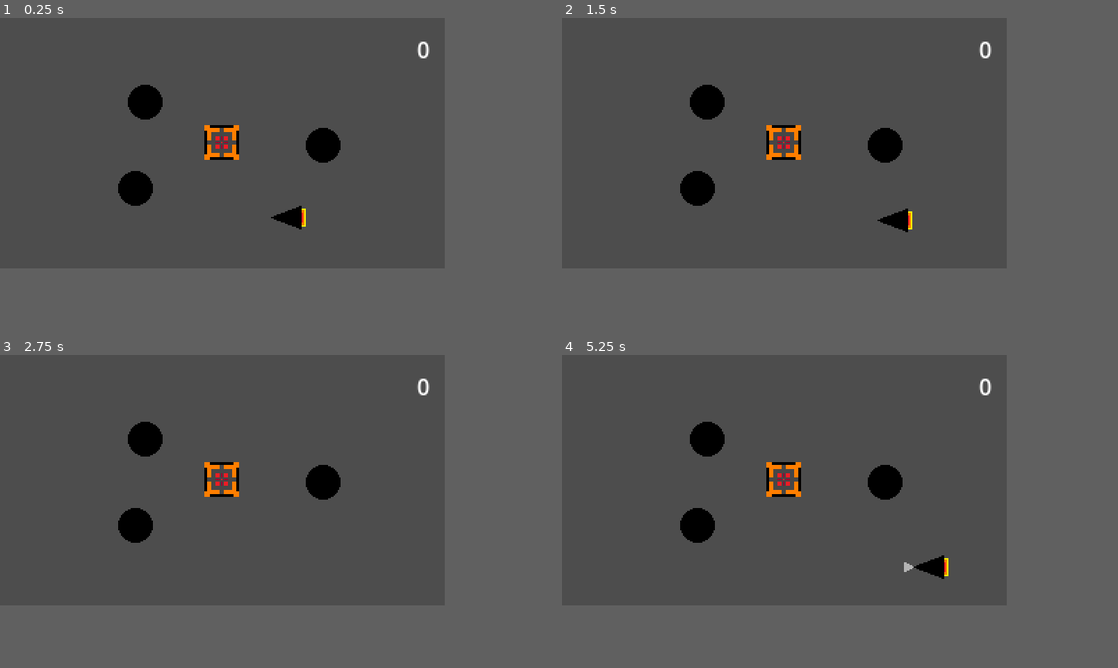
Above: before the commit, frames 1-4 (two rows, left to right).
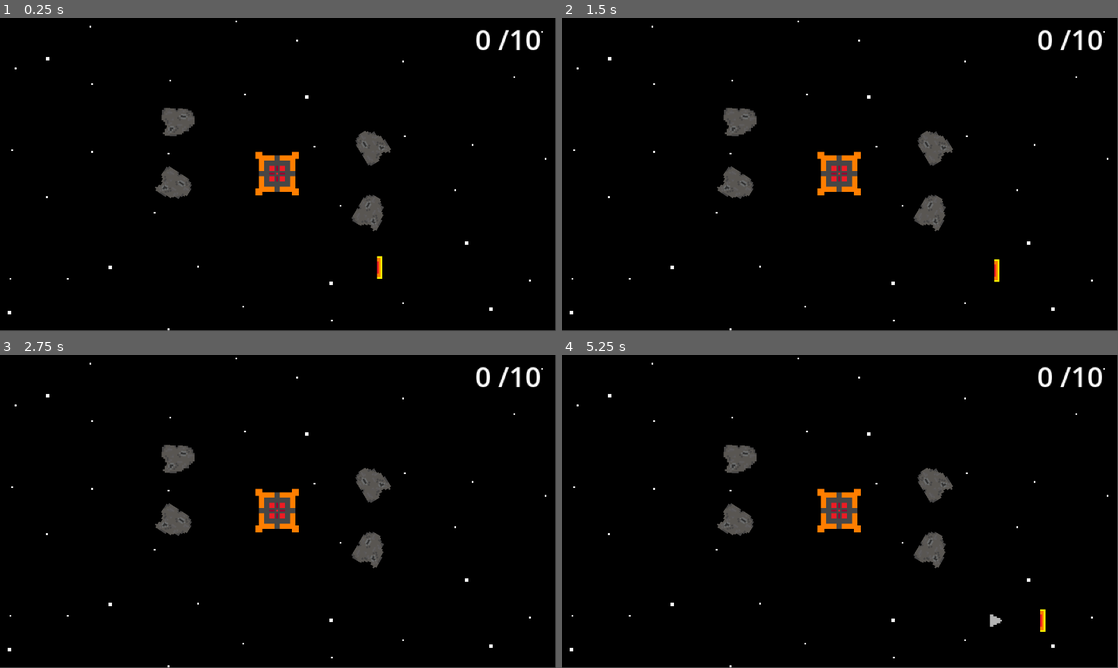
Above: after the commit, the same moments.

Repository: ima-cow/Space-asteroid-miner
Game: Godot game, scene res://scenes/game.tscn
The game is run twice, just before and just after one commit, with the same random seed, the same clock (stepped at 60 frames per second) and the same inputs.
Inputs:
- Up to frame 1 (0.25 s): no input
- Up to frame 2 (1.5 s): tap Enter at 0.5 s; hold D (right) 0.53-1.28 s; hold Space (beam) 0.53-1.28 s; hold S (down) from 1.28 s (still down); tap Space (beam) at 1.35 s
- Up to frame 3 (2.75 s): release S (down) at 2.03 s; hold D (right) from 2.03 s (still down); hold Space (beam) from 2.03 s (still down)
- Up to frame 4 (5.25 s): release D (right) at 2.78 s; release Space (beam) at 2.78 s; hold W (up) 2.78-3.53 s; tap Space (beam) at 2.85, 3.5, 4.35 s; hold Space (beam) 3.53-4.28 s; hold A (left) 3.53-5.03 s; hold S (down) from 5.03 s (still down); hold Space (beam) from 5.03 s (still down)
In our replay, the window is 640x360 before the commit and 800x450 after it. These sizes can differ from the game's own. Grey fills any space a smaller window leaves; there, only what the larger window draws over its background counts as a difference.

The runs differ from the first frame. In frame 1, 61% of the frame differs, in the area x 0-100%, y 0-100%; in frame 2, 61%; in frame 3, 61%; in frame 4, 61%.

Commit message:
adding sprited :)

Diff:
--- a/project.godot
+++ b/project.godot
@@ -21,7 +21,7 @@
 window/size/viewport_height=180
 window/size/window_width_override=1280
 window/size/window_height_override=720
-window/stretch/mode="viewport"
+window/stretch/mode="canvas_items"
 
 [input]
 
--- a/scenes/asteroid.tscn
+++ b/scenes/asteroid.tscn
@@ -2,13 +2,13 @@
 
 [ext_resource type="Script" uid="uid://dpx727y447wvh" path="res://scripts/asteroid.gd" id="1_6mo6b"]
 [ext_resource type="Texture2D" uid="uid://bhge7l4pu8mis" path="res://assets/gem.png" id="2_pnq5b"]
-[ext_resource type="Texture2D" uid="uid://24noxarump8g" path="res://assets/pixil-frame-0.png" id="2_t4se3"]
+[ext_resource type="Texture2D" uid="uid://do1hy8a0gxlco" path="res://assets/asteroid_1.png" id="3_t4se3"]
 
 [sub_resource type="CircleShape2D" id="CircleShape2D_pwrvu"]
 radius = 3.0
 
 [sub_resource type="CircleShape2D" id="CircleShape2D_lnu2h"]
-radius = 6.0
+radius = 5.0
 
 [node name="Asteroid" type="Node2D"]
 script = ExtResource("1_6mo6b")
@@ -32,7 +32,7 @@
 shape = SubResource("CircleShape2D_pwrvu")
 
 [node name="Sprite2D" type="Sprite2D" parent="RigidBody"]
-texture = ExtResource("2_t4se3")
+texture = ExtResource("3_t4se3")
 
 [node name="CollisionShape2D" type="CollisionShape2D" parent="RigidBody"]
 scale = Vector2(2, 2)
--- a/scenes/game.tscn
+++ b/scenes/game.tscn
@@ -1,11 +1,12 @@
-[gd_scene load_steps=9 format=3 uid="uid://deidliikifwik"]
+[gd_scene load_steps=10 format=3 uid="uid://deidliikifwik"]
 
-[ext_resource type="Script" uid="uid://dx6xmrcwf5ohu" path="res://scenes/game.gd" id="1_u5sy4"]
+[ext_resource type="Script" uid="uid://dx6xmrcwf5ohu" path="res://scripts/game.gd" id="1_u5sy4"]
 [ext_resource type="Script" uid="uid://b6j5dpnb4ntek" path="res://scripts/ship_movement.gd" id="2_lbhrr"]
 [ext_resource type="Texture2D" uid="uid://dvmr3c6ujqyhv" path="res://assets/ship.png" id="2_lnu2h"]
 [ext_resource type="Texture2D" uid="uid://c4mitpvuk83wa" path="res://assets/beam.png" id="3_lbhrr"]
 [ext_resource type="Texture2D" uid="uid://dobtasoup88yb" path="res://assets/station.png" id="4_iywne"]
 [ext_resource type="Script" uid="uid://dgerbndc527js" path="res://scripts/station.gd" id="4_p57ef"]
+[ext_resource type="Texture2D" uid="uid://bus7rv2xdssmt" path="res://assets/stary_background.png" id="7_u5sy4"]
 
 [sub_resource type="RectangleShape2D" id="RectangleShape2D_iywne"]
 size = Vector2(26, 26)
@@ -91,10 +92,10 @@
 [node name="Control" type="Control" parent="."]
 layout_mode = 3
 anchors_preset = 0
-offset_left = 126.0
-offset_top = -86.0
-offset_right = 156.0
-offset_bottom = -76.0
+offset_left = 113.0
+offset_top = -97.0
+offset_right = 143.0
+offset_bottom = -87.0
 
 [node name="CenterContainer" type="CenterContainer" parent="Control"]
 layout_mode = 0
@@ -104,7 +105,11 @@
 [node name="Score" type="Label" parent="Control/CenterContainer"]
 unique_name_in_owner = true
 layout_mode = 2
-text = "0"
+text = "0 /10"
+
+[node name="Sprite2D" type="Sprite2D" parent="."]
+z_index = -2
+texture = ExtResource("7_u5sy4")
 
 [connection signal="property_list_changed" from="Ship/Beam/CollisionPolygon2D" to="Ship" method="_on_collision_polygon_2d_property_list_changed"]
 [connection signal="area_entered" from="Station/Ports/Port" to="Station" method="_on_port_area_entered"]
--- a/scripts/asteroid.gd
+++ b/scripts/asteroid.gd
@@ -1,19 +1,27 @@
 extends Node2D
 
-@onready var original_asteriod := $RigidBody
-@onready var original_sprite := $RigidBody/Sprite2D
+@onready var original_asteriod:RigidBody2D = $RigidBody
+@onready var original_sprite:Sprite2D = $RigidBody/Sprite2D
 @onready var original_image:Image = original_sprite.texture.get_image()
-@onready var ship = $"../../Ship"
+@onready var ship:RigidBody2D = $"../../Ship"
 
 const SMASH_ANGLE_DEVIATION_START := 24
 const SMASH_ANGLE_DEVIATION_RATE := -2
 
 var smashed := false
 
+func _ready() -> void:
+	rotation_degrees = randi_range(0, 360)
+
+var prev_velocity := Vector2.ZERO
 func _physics_process(_delta: float) -> void:
-	if !smashed and original_asteriod.get_contact_count() > 0 and original_asteriod.get_colliding_bodies()[0] == ship:
+	if original_asteriod == null:
+		return
+
+	if abs(original_asteriod.linear_velocity - prev_velocity).x > 30 or abs(original_asteriod.linear_velocity - prev_velocity).y > 30:
 		%Gem.reparent(self)
 		smash(randi_range(5, 8))
+	prev_velocity = original_asteriod.linear_velocity
 
 func smash(num_pieces: int) -> void:
 	var prev_angle := 0.0
@@ -70,26 +78,6 @@
 
 	return collider
 
-func test():
-	var sprite := Sprite2D.new()
-	var image := Image.create_empty(original_image.get_width(), original_image.get_height(), original_image.has_mipmaps(), original_image.get_format())
-	for x in original_image.get_width():
-		for y in original_image.get_height():
-			var angle_of_pixel := rad_to_deg(atan2(y-(original_image.get_width()/2.0), x-(original_image.get_height()/2.0)))
-			#print("x ",x," y ", y, " angle ",angle_of_pixel)
-			if angle_of_pixel >= -180 and angle_of_pixel < 0 and original_sprite.is_pixel_opaque(Vector2(x-(original_image.get_width()/2.0), y-(original_image.get_height()/2.0))):
-				image.set_pixel(x, y, Color.RED)
-			else:
-				image.set_pixel(x, y, original_image.get_pixel(x, y))
-			print("x ",x," y ", y, " ", 1-(sqrt(pow(x, 2)+pow(y, 2)))/(sqrt(pow(original_image.get_width(), 2)+pow(original_image.get_height(), 2))))
-	sprite.texture = ImageTexture.create_from_image(image)
-	sprite.global_position = Vector2(20, 20)
-	add_child(sprite)
-
-
-func _on_rigid_body_body_shape_entered(body_rid: RID, body: Node, body_shape_index: int, local_shape_index: int) -> void:
-	smash(randi_range(4, 8))
-
 func _generate_chunk_mass(prev_angle: float, cur_angle:float) -> float:
 	var radius := -sqrt(pow(original_image.get_width()/2.8, 2)+pow(original_image.get_height()/2.8, 2))
 	var area := PI*pow(radius, 2)
@@ -97,19 +85,3 @@
 	var area_under_arc := (arc/360)*area
 
 	return area_under_arc/area
-
-#func test():
-	#var sprite := Sprite2D.new()
-	#var image := Image.create_empty(original_image.get_width(), original_image.get_height(), original_image.has_mipmaps(), original_image.get_format())
-	#for x in original_image.get_width():
-		#for y in original_image.get_height():
-			#var angle_of_pixel := rad_to_deg(atan2(y-(original_image.get_width()/2.0), x-(original_image.get_height()/2.0)))
-			##print("x ",x," y ", y, " angle ",angle_of_pixel)
-			#if angle_of_pixel >= -180 and angle_of_pixel < 0 and original_sprite.is_pixel_opaque(Vector2(x-(original_image.get_width()/2.0), y-(original_image.get_height()/2.0))):
-				#image.set_pixel(x, y, Color.RED)
-			#else:
-				#image.set_pixel(x, y, original_image.get_pixel(x, y))
-			#print("x ",x," y ", y, " ", 1-(sqrt(pow(x, 2)+pow(y, 2)))/(sqrt(pow(original_image.get_width(), 2)+pow(original_image.get_height(), 2))))
-	#sprite.texture = ImageTexture.create_from_image(image)
-	#sprite.global_position = Vector2(20, 20)
-	#add_child(sprite)
--- a/scenes/game.gd
+++ b/scripts/game.gd
@@ -7,10 +7,7 @@
 const STATION_SPAWN_PRENVTION_AREA := Vector2i(50, 50)
 
 func _ready() -> void:
-	_generate_asteroids(10)
-
-func _generate_asteroids(amount: int) -> void:
-	for i in amount:
+	for i in 12:
 		var asteroid_to_generate := _atempt_to_instantiate_asteroid(STATION_SPAWN_PRENVTION_AREA)
 		if asteroid_to_generate != null:
 			asteroids.add_child(asteroid_to_generate)
@@ -20,9 +17,9 @@
 	var window_width := get_window().size.x
 	var window_heigth := get_window().size.y
 
-	for i in 20:
+	for i in 1200:
 		@warning_ignore("integer_division")
-		var possible_position := Vector2i(randi_range(-window_width/8, window_width/8), randi_range(-window_heigth/8, window_heigth/8))
+		var possible_position := Vector2i(randi_range(-window_width/10, window_width/10), randi_range(-window_heigth/10, window_heigth/10))
 		var too_close := false
 
 		if possible_position.x > prevent_within.x or possible_position.y > prevent_within.y or possible_position.x < -prevent_within.x or possible_position.y < -prevent_within.y:
@@ -30,7 +27,6 @@
 				var asteroid_sibling:Node2D = asteroids.get_child(j)
 				if asteroid_sibling.global_position.distance_squared_to(possible_position) < ASTEROID_SPAWN_PREVENTION_RADIUS**2:
 					too_close = true
-
 					break
 			if not too_close:
 				asteroid_instance.global_position = possible_position
--- a/scripts/ship_movement.gd
+++ b/scripts/ship_movement.gd
@@ -16,14 +16,12 @@
 		$Beam/CollisionPolygon2D.disabled = false
 		ship_pos = global_position
 	elif Input.is_action_pressed("beam"):
-		#print($Beam.visible, $Beam/CollisionPolygon2D.disabled)
 		var amount_in_beam:int = $Beam.get_overlapping_areas().size()
 		if amount_in_beam > 0:
 			var first_object_in_beam: Node = $Beam.get_overlapping_areas()[0].get_parent()
 			if first_object_in_beam.name == "Gem":
 				first_object_in_beam.global_position += global_position-ship_pos
 		ship_pos = global_position
-
 	else:
 		$Beam.visible = false
 		$Beam/CollisionPolygon2D.disabled = true
--- a/scripts/station.gd
+++ b/scripts/station.gd
@@ -6,4 +6,4 @@
 	if area.get_parent().name == "Gem":
 		area.get_parent().queue_free()
 		score += 1
-		get_node("%Score").text = str(score)
+		get_node("%Score").text = str(score)+" / 10"
Binary file added: assets/asteroid_1.png
Not shown, added: assets/asteroid_1.png.import
Binary file added: assets/stary_background.png
Not shown, added: assets/stary_background.png.import
Renamed: scenes/game.gd.uid -> scripts/game.gd.uid
